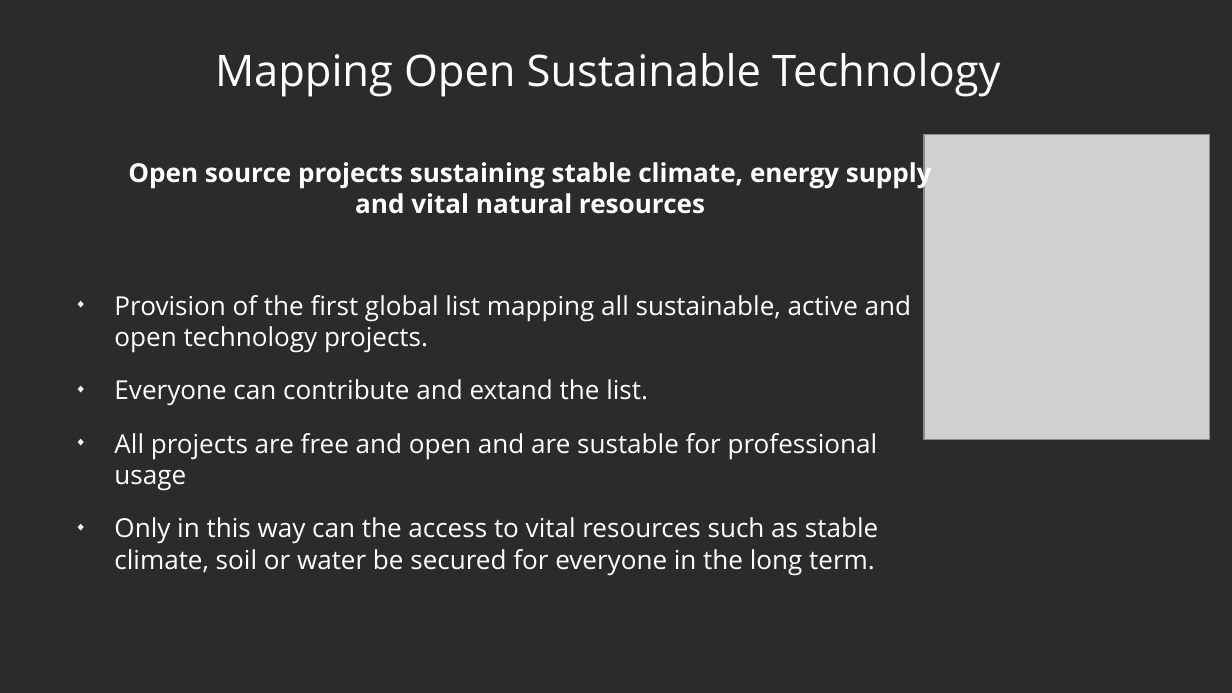
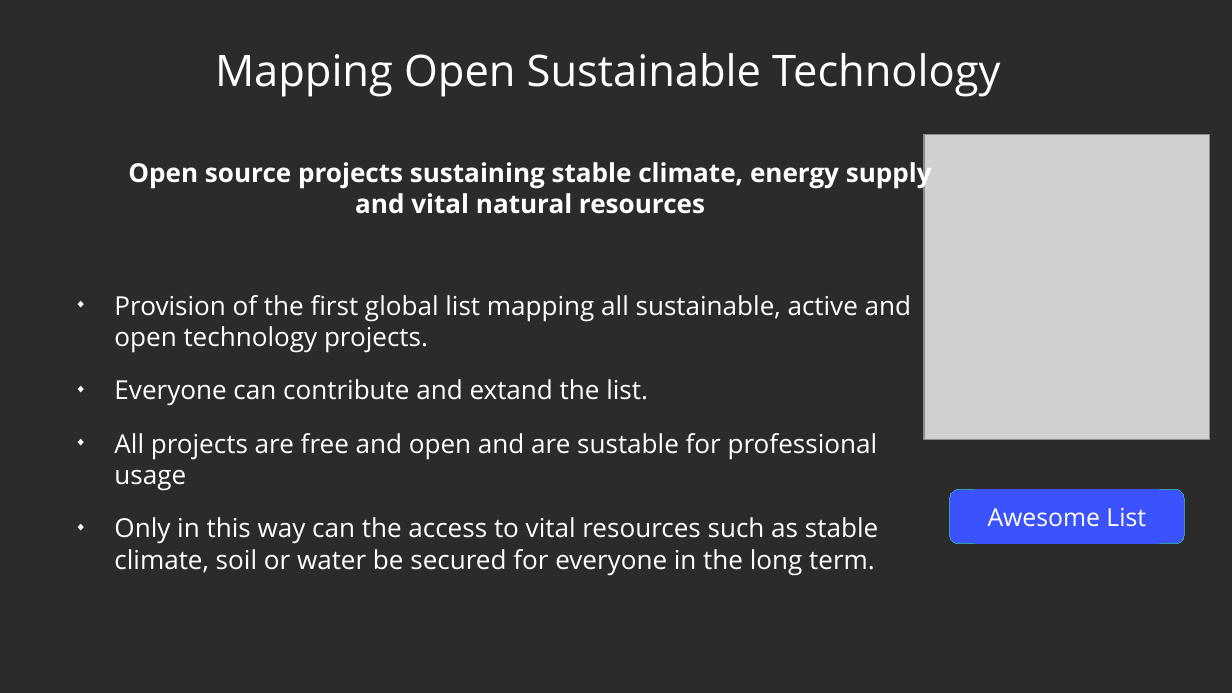
Before and after one commit to protontypes/documents, a slide deck: slide 7 of slides/2020-11-05_protontypes_GeneralSlides_R04.odp (slide 6 before the commit). Drawn at 1232x693 pixels with LibreOffice and Linux fonts; fonts in the diff are those of the drawing; grey boxes stand for pictures; background and template pictures are left out; a plain dark background stands for a picture behind light text. Boxes give left, top, right and bottom in pixels: in the first picture for what was removed or moved away, otherwise in the second. Text is boxed around its words. In the diff, an @@ line names an element or a change of style, - is before the commit and + after.

```diff
--- a/slides/2020-11-05_protontypes_GeneralSlides_R04.odp
+++ b/slides/2020-11-05_protontypes_GeneralSlides_R04.odp
@@ rounded rectangle added at [950,490,1185,544], fill #3B52FF, outline #349DA4 0 pt @@
@@ rectangle added at [975,490,1159,544], fill #3B52FF, 16 pt, text #FFFFFF @@
+Awesome List
```
Also in this commit, not shown: 5 other slides changed, 3 other files.
